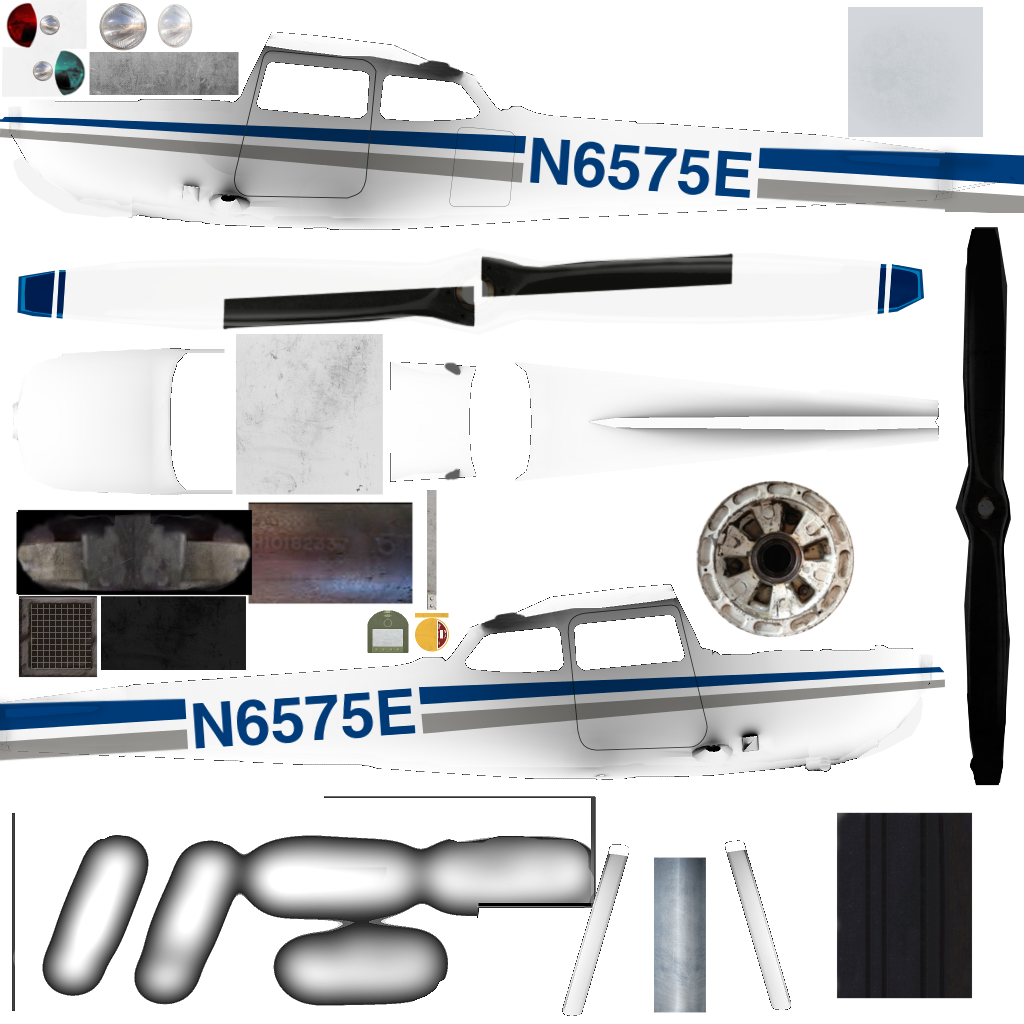
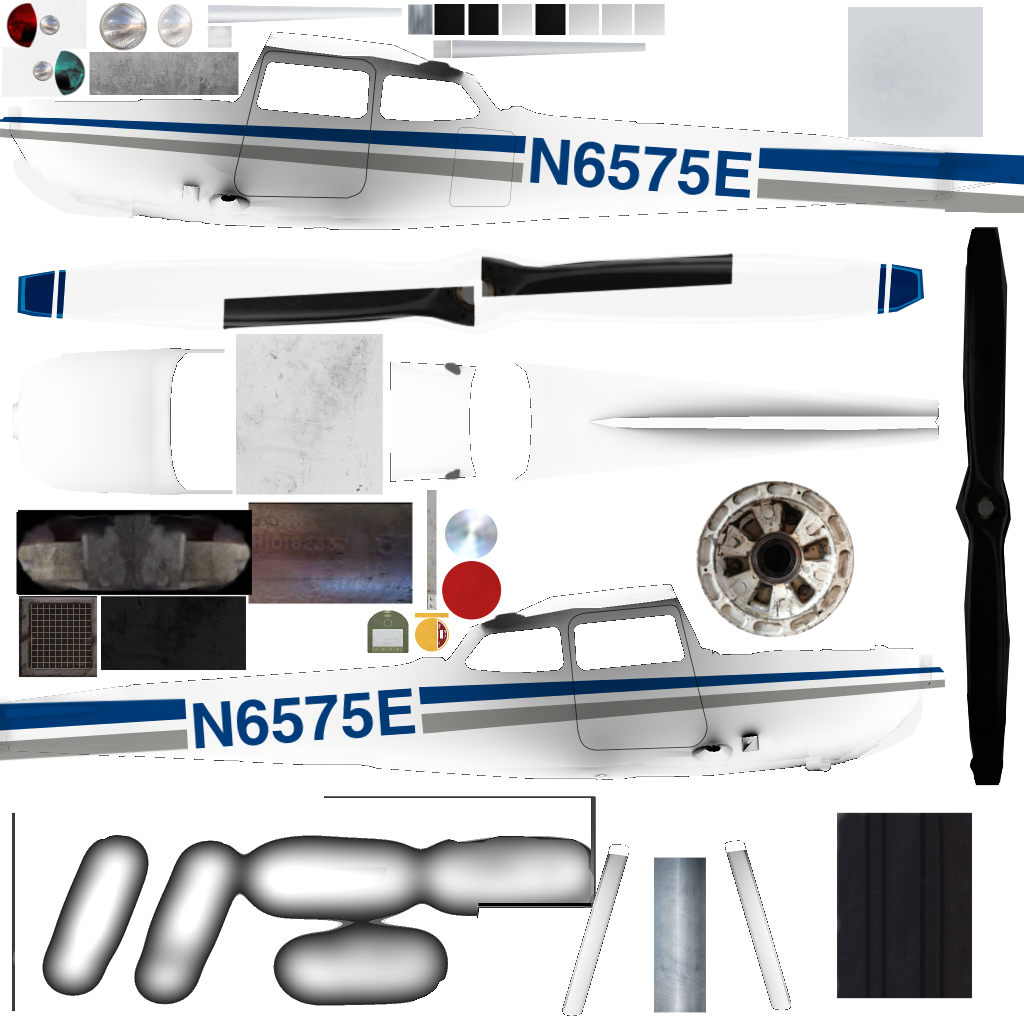
Revision of a layered 1024 x 1024 image; what changed, layer by layer:
added layer "Clipboard #7" above "Clipboard" over (x1=207, y1=4, x2=665, y2=620)
